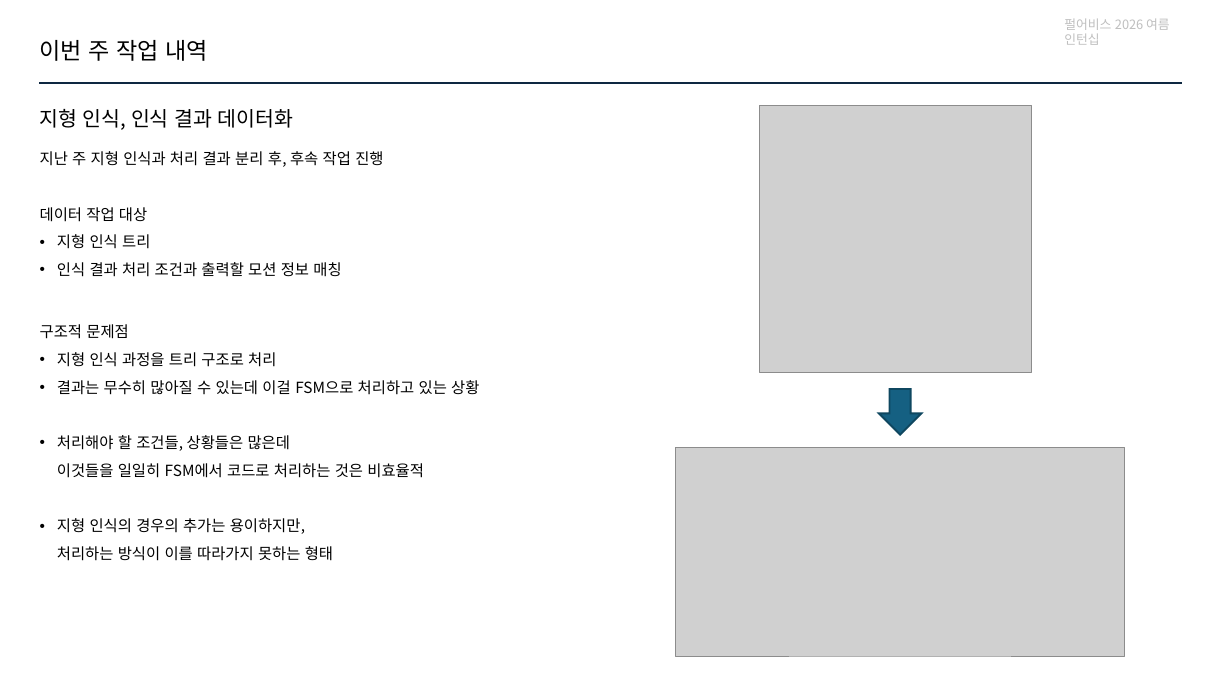
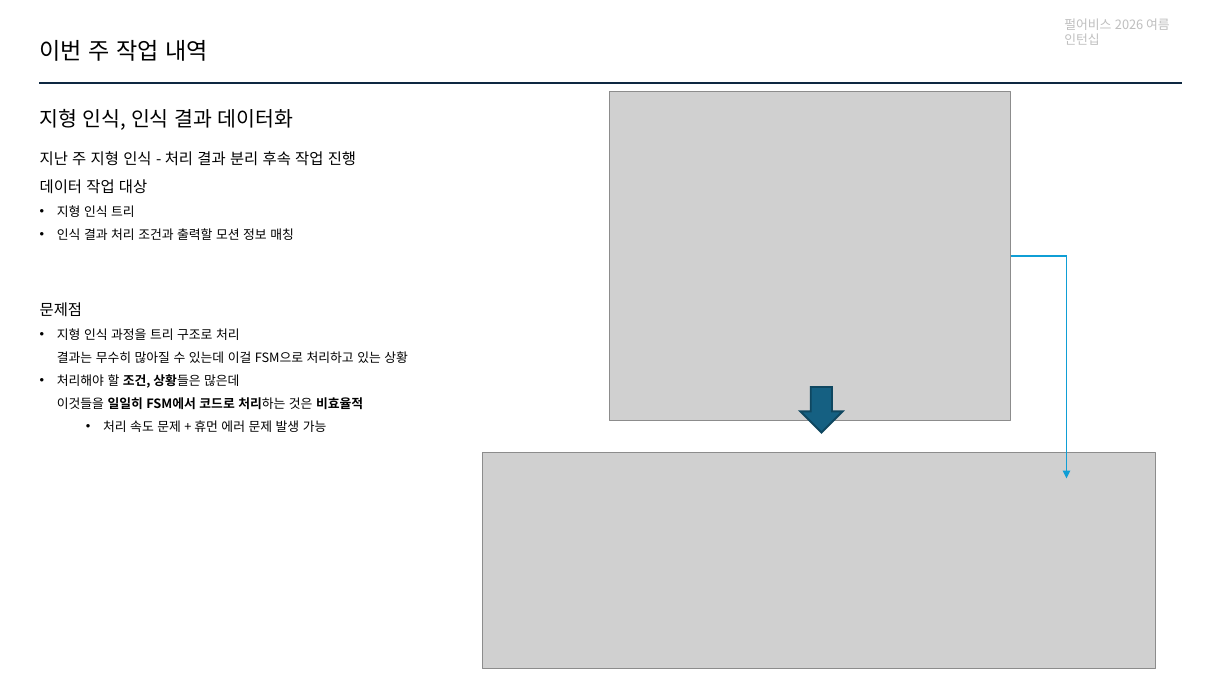
Before and after one commit to jhk0701/PA26-Character-Animation-Parkour, a slide deck: slide 3 of PPT/week6.pptx. Drawn at 1232x693 pixels with LibreOffice and Linux fonts; fonts in the diff are those of the drawing; grey boxes stand for pictures. Boxes give left, top, right and bottom in pixels: in the first picture for what was removed or moved away, otherwise in the second. Text is boxed around its words. In the diff, an @@ line names an element or a change of style, - is before the commit and + after.

```diff
--- a/PPT/week6.pptx
+++ b/PPT/week6.pptx
@@ picture added at [609, 91, 1010, 421] @@
@@ picture removed at [760, 105, 1032, 372] @@
@@ text at [40, 151, 356, 166]: text changed @@
-지난 주 지형 인식과 처리 결과 분리 후, 후속 작업 진행
+지난 주 지형 인식 - 처리 결과 분리 후속 작업 진행
@@ text at [57, 205, 294, 240]: size 12 to 10 pt in "지형 인식 트리", "인식 결과 처리 조건과 출력할 모션 정보 ..." @@
@@ elbow arrow added from (1011, 256) to (1067, 479), #0F9ED5 1.5 pt @@
@@ text at [40, 302, 408, 432]: text changed; size 12 to 10 pt @@
-구조적 문제점
-• 지형 인식 과정을 트리 구조로 처리
-• 결과는 무수히 많아질 수 있는데 이걸 FSM으로 처리하고 있는 상황
-• 처리해야 할 조건들, 상황들은 많은데
-  이것들을 일일히 FSM에서 코드로 처리하는 것은 비효율적
-• 지형 인식의 경우의 추가는 용이하지만,
-  처리하는 방식이 이를 따라가지 못하는 형태
+문제점
+• 지형 인식 과정을 트리 구조로 처리
+  결과는 무수히 많아질 수 있는데 이걸 FSM으로 처리하고 있는 상황
+• 처리해야 할 조건, 상황들은 많은데
+  이것들을 일일히 FSM에서 코드로 처리하는 것은 비효율적
+  • 처리 속도 문제 + 휴먼 에러 문제 발생 가능
@@ down arrow: place and size @@
-down arrow at [879, 389, 921, 434]
+down arrow at [800, 387, 843, 433]
@@ picture: place and size @@
-picture at [676, 447, 1126, 656]
+picture at [482, 453, 1156, 669]
```
Also in this commit, not shown: 11 other slides changed, 1 slide added, 1 slide removed, 11 other files.
